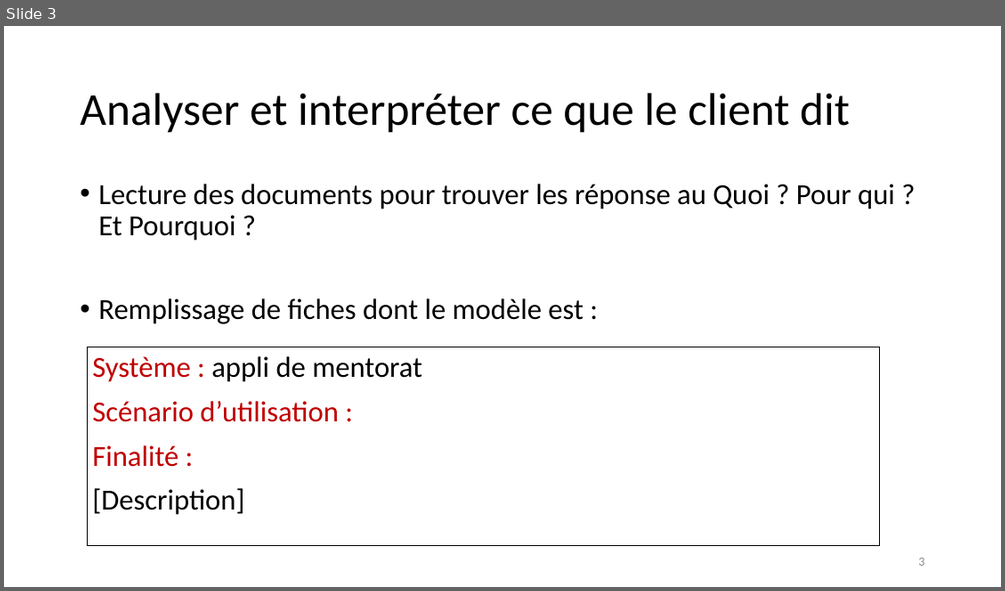
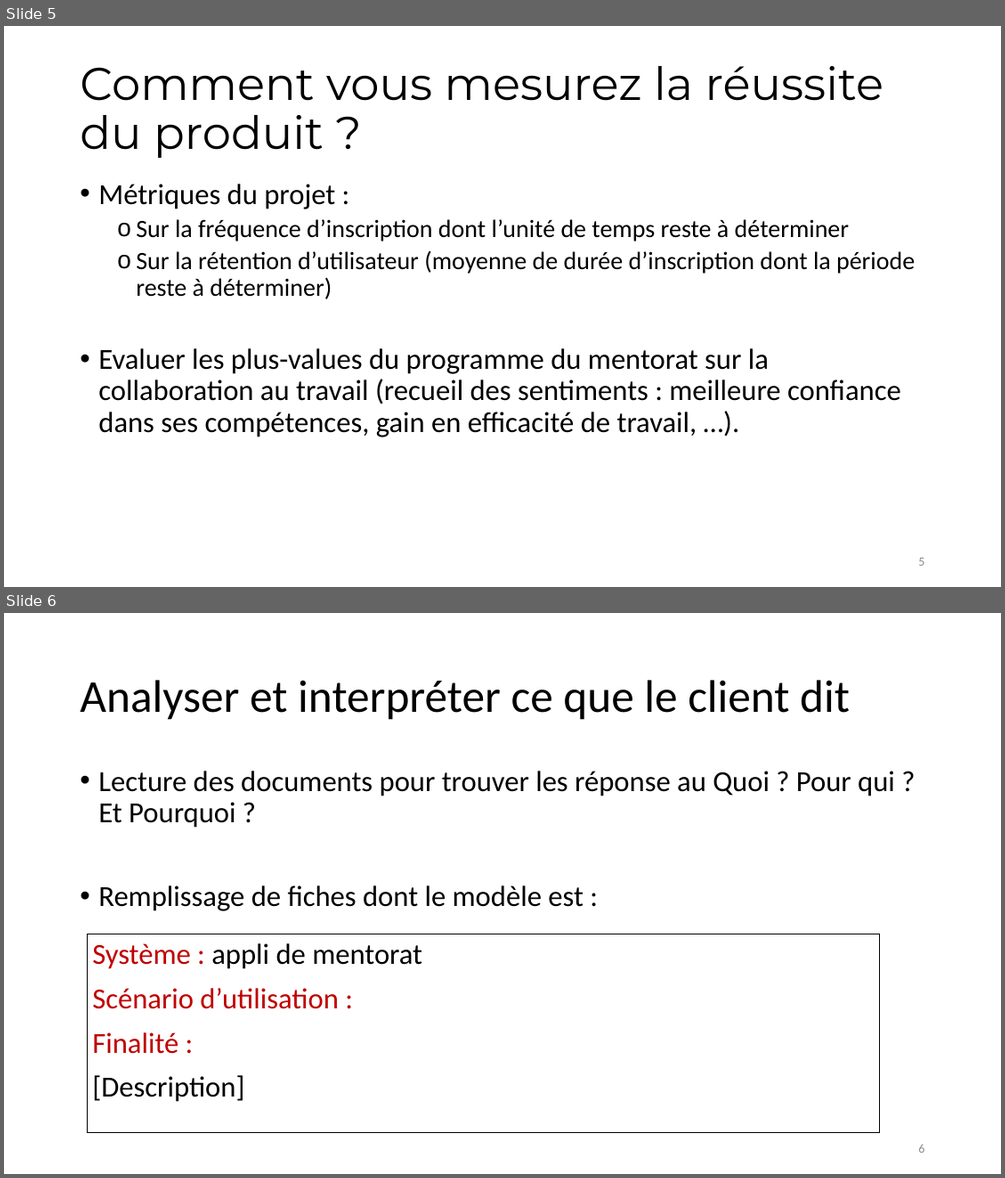
Before and after one commit to emmo78/Project_ConceptionOfMentorApp, a slide deck: Presentation_olivier_MOREL.pptx. Shown one above the other, each under a label of ours: slide 3 before the commit, slides 5 and 6 after it. The pictures are 1005x591 and 1005x1178 pixels, drawn with LibreOffice and Linux fonts; fonts in the diff are those of the drawing. Boxes give left, top, right and bottom in pixels: in the first picture for what was removed or moved away, otherwise in the second. Text is boxed around its words. In the diff, an @@ line names an element or a change of style, - is before the commit and + after.

Commit message:
fix : powerpoint

```diff
--- a/Presentation_olivier_MOREL.pptx
+++ b/Presentation_olivier_MOREL.pptx
@@ slide 5 added at <box>4,26,1001,587</box>, background #FFFFFF @@
@@ title added at <box>80,66,883,158</box>, 44 pt, text #000000 @@
+Comment vous mesurez la réussite du produit ?
@@ text added at <box>98,184,914,437</box>, 28 pt, text #000000 @@
+• Métriques du projet :
+  o Sur la fréquence d’inscription dont l’unité de temps reste à déterminer
+  o Sur la rétention d’utilisateur (moyenne de durée d’inscription dont la période reste à déterminer)
+• Evaluer les plus-values du programme du mentorat sur la collaboration au travail (recueil des sentiments : meilleure confiance dans ses compétences, gain en efficacité de travail, …).
@@ page number added at <box>918,557,924,565</box>, 12 pt, text #8C8C8C @@
+5
@@ what was slide 3 is now slide 6 @@
@@ page number at <box>918,1144,924,1152</box>: text changed @@
-3
+6
```
Also in this commit, not shown: 2 other slides added.
